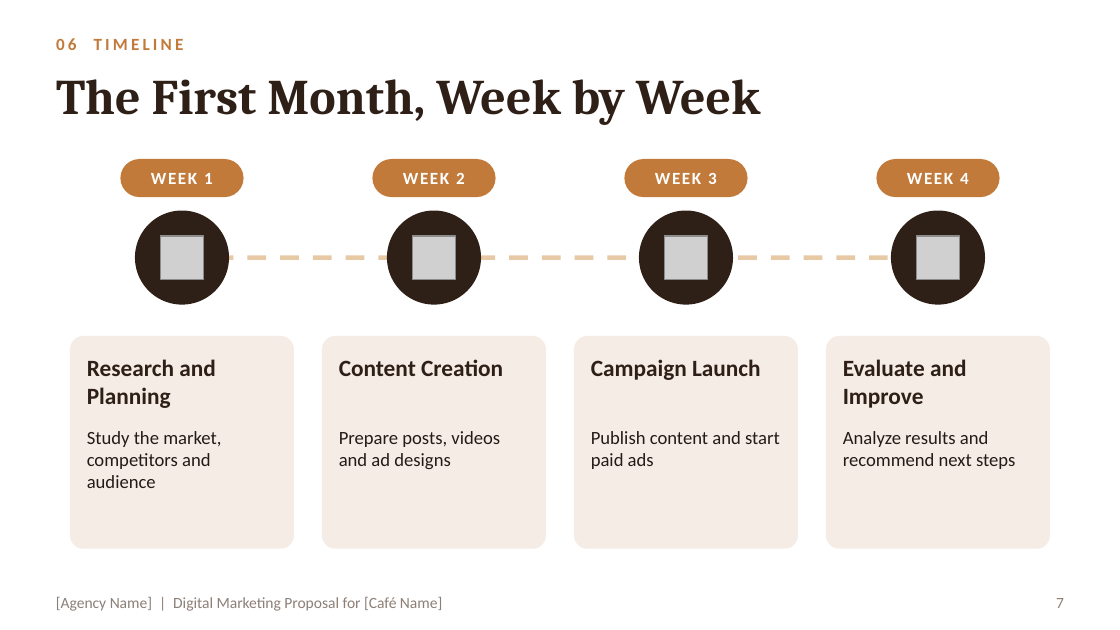
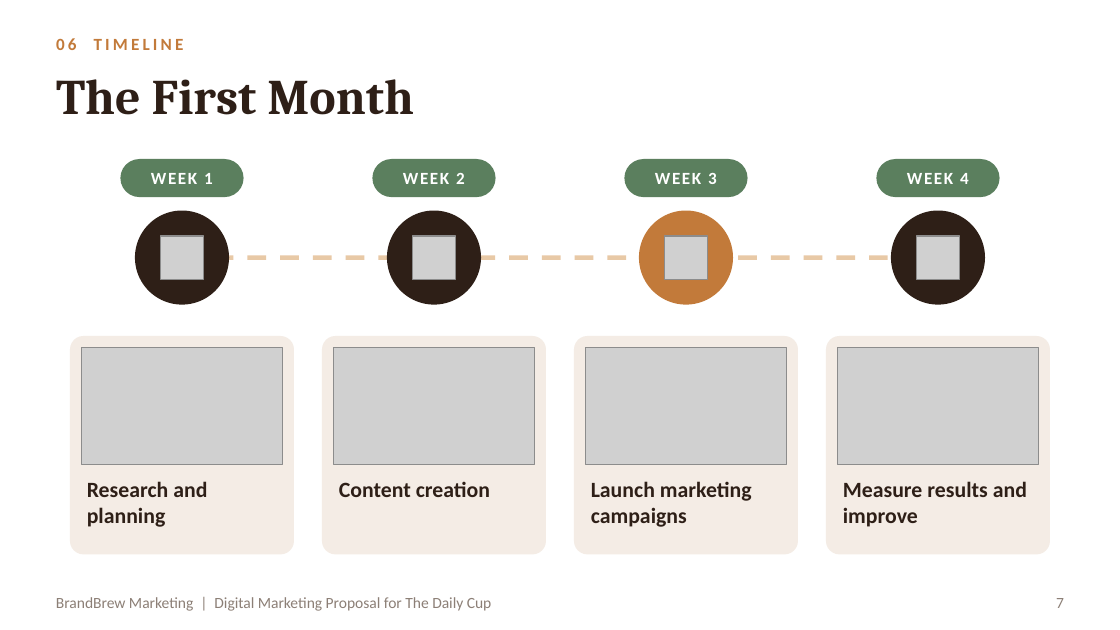
Before and after one commit to RahmaOshba/RahmaOshba, a slide deck: slide 7 of Cafe_Marketing_Proposal.pptx. Drawn at 1120x630 pixels with LibreOffice and Linux fonts; fonts in the diff are those of the drawing; grey boxes stand for pictures. Boxes give left, top, right and bottom in pixels: in the first picture for what was removed or moved away, otherwise in the second. Text is boxed around its words. In the diff, an @@ line names an element or a change of style, - is before the commit and + after.

```diff
--- a/Cafe_Marketing_Proposal.pptx
+++ b/Cafe_Marketing_Proposal.pptx
@@ title at [56,79,414,115]: text changed @@
-The First Month, Week by Week
+The First Month
@@ fill #C27A3A to #5B7F5E in 4 elements at [120,159,243,197], [373,159,496,197], [625,159,748,197], [877,159,1000,197] @@
@@ ellipse at [640,211,734,305]: fill #2E1F17 to #C27A3A @@
@@ rounded rectangle: place and size @@
-rounded rectangle at [69,336,293,549]
+rounded rectangle at [69,336,293,554]
@@ picture added at [81,347,282,465] @@
@@ rounded rectangle: place and size @@
-rounded rectangle at [323,336,547,549]
+rounded rectangle at [323,336,547,554]
@@ picture added at [334,347,535,465] @@
@@ rounded rectangle: place and size @@
-rounded rectangle at [573,336,797,549]
+rounded rectangle at [573,336,797,554]
@@ picture added at [585,347,786,465] @@
@@ text removed at [591,359,761,380] @@
-Campaign Launch
@@ proportions changed in 4 elements at [69,336,293,554], [323,336,547,554], [573,336,797,554], [827,336,1051,554] @@
@@ rounded rectangle: place and size @@
-rounded rectangle at [827,336,1051,549]
+rounded rectangle at [827,336,1051,554]
@@ picture added at [837,347,1038,465] @@
@@ text removed at [843,359,967,408] @@
-Evaluate and Improve
@@ text removed at [87,431,221,488] @@
-Study the market, competitors and audience
@@ text removed at [339,431,500,469] @@
-Prepare posts, videos and ad designs
@@ text removed at [591,431,780,469] @@
-Publish content and start paid ads
@@ text at [87,481,207,527]: text changed; size 15 to 14 pt @@
-Research and Planning
+Research and planning
@@ text at [339,481,490,497]: text changed; size 15 to 14 pt @@
-Content Creation
+Content creation
@@ text added at [591,481,752,527], 14 pt, text #2E1F17, bold @@
+Launch marketing campaigns
@@ text at [843,481,1027,527]: text changed; size 12 to 14 pt; text colour #231B16 to #2E1F17; bold on @@
-Analyze results and recommend next steps
+Measure results and improve
@@ text at [56,597,492,611]: text changed @@
-[Agency Name] | Digital Marketing Proposal for [Café Name]
+BrandBrew Marketing | Digital Marketing Proposal for The Daily Cup
```
Also in this commit, not shown: 8 other slides changed, 2 slides added, 2 slides removed.
